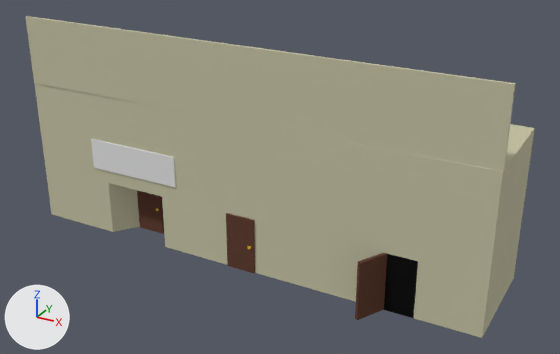
Renders of the Blender file Assets/Models/Town/Town_Complex.blend from each side of a commit.
Rendered twice from a 50 mm camera at (13.9, -23.0, 15.4) aimed at (0.9, 0.8, 3.5). The axes (+X, +Y, +Z) are drawn at lower left. The lights are the same throughout.

Objects in the first picture: 'Cube', 'Cube.006', 'Cube.007', 'Door', 'Door.001', 'Door.002'.
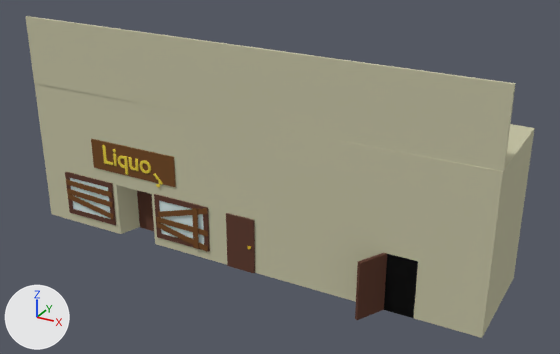
Boxes [x1, y1, x2, y2] around the edits, measured in the pictures (560 x 354 px):
'Cube.007', moved, turned, rescaled: [91, 139, 176, 187] in both
'Text', added: after [102, 145, 151, 175]
'Text.001', added: after [153, 173, 163, 187]
part 1 of me_cube_008, built on: before [91, 139, 176, 187]
part 2 of me_cube_008, added (brown): after [91, 139, 176, 187]
part 3 of me_cube, added: after [157, 233, 210, 252]
part 4 of me_cube, added: after [154, 194, 208, 211]
part 5 of me_cube, added: after [154, 199, 161, 234]
part 6 of me_cube, added: after [203, 214, 210, 247]
part 7 of me_cube, added: after [69, 208, 116, 225]
part 8 of me_cube, added: after [65, 172, 113, 188]
part 9 of me_cube, added: after [65, 177, 73, 209]
part 10 of me_cube, added: after [108, 188, 116, 221]
part 11 of me_cube, built on: [56, 87, 211, 260] in both

The change, as a list of edits to the scene's bpy script:
```text
Change me_cube_008:
    used by ob_cube_007; location = (-4.84, -0.93, 3.56); scale = (-2.03, 0.0388, 0.624)
    remove me_cube_008.from_pydata(...)  # 8 vertices, 6 faces; spans x -1.0..1.0, y -1.0..1.0, z -1.0..1.0
    add me_cube_008.from_pydata(...)  # 968 vertices, 516 faces; spans x -53.1..273.03, y -80.61..19.59, z -8.91..1.06
    me_cube_008 part 1: 8 vertices removed from x -1.0..1.0, y -1.0..1.0, z -1.0..1.0; 960 vertices added at x -1.0..201.6, y -55.31..1.0, z -1.0..1.06
    me_cube_008 part 2: 8 vertices added at x -53.1..273.03, y -80.61..19.59, z -8.91..-2.68
    add me_cube_008.materials.append(mat_store_nails)  # cyan #8ca2a7
    add me_cube_008.materials.append(mat_complex_wood)  # brown #754f2f
Change me_cube:
    used by ob_cube; location = (-0.12, 1.26, 3.11); scale = (9.56, 2.17, 3.0)
    remove me_cube.from_pydata(...)  # 1313 vertices, 1280 faces; spans x -1.0..1.0, y -1.0..1.0, z -1.0..1.0
    add me_cube.from_pydata(...)  # 1578 vertices, 1564 faces; spans x -1.0..1.0, y -1.06..1.0, z -1.0..1.0
    me_cube part 3: a new loose piece, a box spanning x -0.39..-0.127, y -1.027..-0.991, z -0.87..-0.802, in mat_storefront2 (brown #634237)
    me_cube part 4: a new loose piece, a box spanning x -0.39..-0.127, y -1.027..-0.991, z -0.306..-0.238, in mat_storefront2 (brown #634237)
    me_cube part 5: a new loose piece, a box spanning x -0.39..-0.369, y -1.027..-0.991, z -0.804..-0.306, in mat_storefront2 (brown #634237)
    me_cube part 6: a new loose piece, a box spanning x -0.149..-0.128, y -1.027..-0.991, z -0.804..-0.306, in mat_storefront2 (brown #634237)
    me_cube part 7: a new loose piece, a box spanning x -0.878..-0.616, y -1.027..-0.991, z -0.87..-0.802, in mat_storefront2 (brown #634237)
    me_cube part 8: a new loose piece, a box spanning x -0.878..-0.616, y -1.027..-0.991, z -0.306..-0.238, in mat_storefront2 (brown #634237)
    me_cube part 9: a new loose piece, a box spanning x -0.878..-0.857, y -1.027..-0.991, z -0.804..-0.306, in mat_storefront2 (brown #634237)
    me_cube part 10: a new loose piece, a box spanning x -0.637..-0.616, y -1.027..-0.991, z -0.804..-0.306, in mat_storefront2 (brown #634237)
    me_cube part 11: 49 vertices moved from x -0.64, y -1.0..1.0, z -1.0..1.0 to x -0.59, y -1.0..1.0, z -1.0..1.0; 49 vertices removed from x -0.35, y -1.0..1.0, z -1.0..1.0; 250 vertices added at x -0.88..-0.12, y -1.06..1.0, z -1.0..1.0
    add me_cube.materials.append(mat_storefront2)  # brown #634237
    add me_cube.materials.append(mat_storewindows)  # white #d5e7e7
    add me_cube.materials.append(mat_complex_wood)  # brown #754f2f
Add txt_text_003:
    txt_text_003 = bpy.data.curves.new('Text.003', 'FONT')
    txt_text_003.body = 'r'
    txt_text_003.materials.append(mat_complex_sign_words)  # yellow #e7ce47
    txt_text_003.bevel_resolution = 0
    txt_text_003.bevel_depth = 0.014
Add txt_text:
    txt_text = bpy.data.curves.new('Text', 'FONT')
    txt_text.body = 'Liquo'
    txt_text.materials.append(mat_complex_sign_words)  # yellow #e7ce47
    txt_text.bevel_resolution = 0
    txt_text.extrude = 0.025
    txt_text.bevel_depth = 0.014
Change ob_cube_007:
    ob_cube_007.location: (-4.84, -0.93, 3.56) -> (-6.21, -1.0, 3.94)
    ob_cube_007.rotation_euler: (0.0, 0.0, 0.0) -> (1.571, 0.0, 0.0)  # degrees (0, 0, 0) -> degrees (90, 0, 0)
    ob_cube_007.scale: (-2.03, 0.0388, 0.624) -> (0.0125, 0.0125, 0.0125)
Add ob_text_001:
    ob_text_001 = bpy.data.objects.new('Text.001', txt_text_003)
    ob_text_001.location = (-3.68, -0.98, 3.39)
    ob_text_001.rotation_euler = (1.571, 2.357, 0.0)  # degrees (90, 135, 0)
    ob_text_001.scale = (1.09, 1.09, 1.09)
Add ob_text:
    ob_text = bpy.data.objects.new('Text', txt_text)
    ob_text.location = (-6.35, -0.96, 3.27)
    ob_text.rotation_euler = (1.571, 0.0, 0.0)  # degrees (90, 0, 0)
    ob_text.scale = (1.09, 1.09, 1.09)
```
